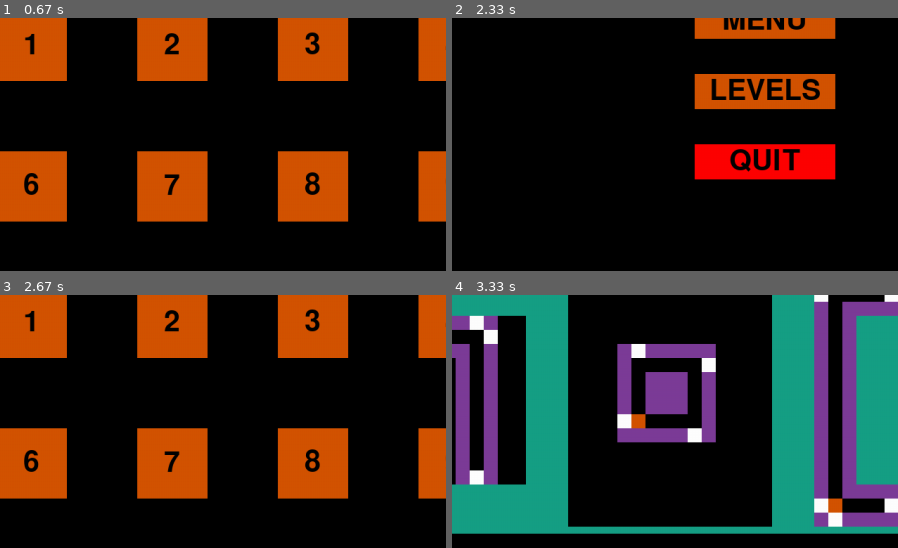
Above: before the commit, frames 1-4 (two rows, left to right).
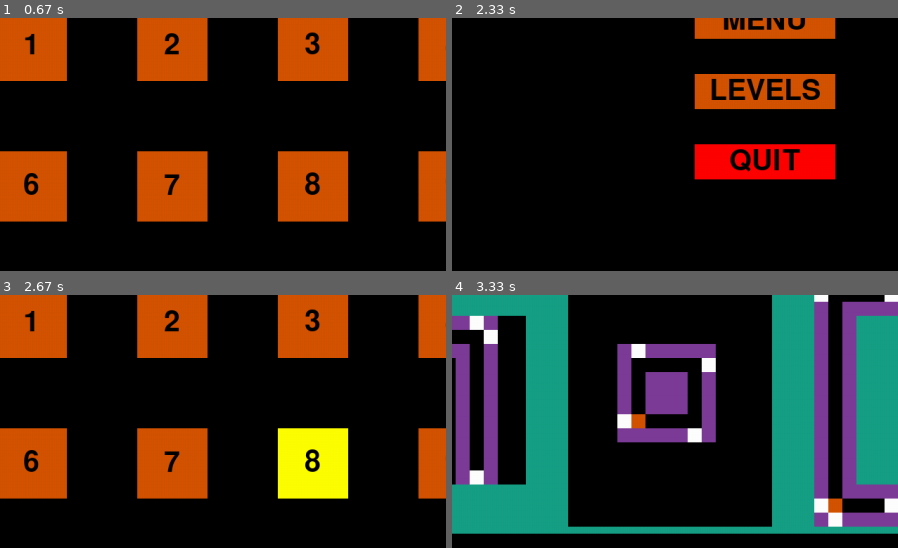
Above: after the commit, the same moments.

Repository: KUP9752/Kagan-Project
Game: pygame game, started from Project.py
Same seed, same stepped clock (60 frames per second), same inputs: the game is played once before the commit and once after it.
Inputs (mouse positions are % of the whole screen's width and height, from its top left):
- Up to frame 1 (0.67 s): click "PLAY" at 0.38 s
- Up to frame 2 (2.33 s): click "8" at 0.72 s; click (87, 85) at 2.05 s
- Up to frame 3 (2.67 s): click "LEVELS" at 2.38 s
- Up to frame 4 (3.33 s): click "3" at 2.72 s; hold D from 3 s (still down)
The pictures show only the part of the screen within x 15-65%, y 38-88%; the shares and areas given below are measured in that part.

Frames 1-2 are identical in both runs. In frame 3, 4.4% of the frame differs, in the area x 62-79%, y 52-81%; in frame 4, nothing differs.

Commit message:
change to end level
the return to menu button collides with the level 8
fixed the problem with invis buttons

Diff:
--- a/Project.py
+++ b/Project.py
@@ -318,7 +318,7 @@
     if num ==10:
         level_l0(num)
 
-def level_clear():
+def level_clear():                  #clears all the sprite groups
     all_sprites_group.empty()
     obstacle_group.empty()
     player_group.empty()
@@ -431,7 +431,7 @@
     leveltitleRect.center = (640,200)
     return screen.blit(leveltitle,leveltitleRect)
 
-def key_col_text():
+def key_col_text():     #text to display when key is collected
     global keytext
     global keytextRect
     keytext = font.render('Key Collected',False, YELLOW)
@@ -439,7 +439,7 @@
     keytextRect.center = (1150,550)
     return screen.blit(keytext, keytextRect)
 
-def no_key_text():
+def no_key_text():      #text to display when the key is not collected but the user tries to leave thru the door
     global nokeytext
     global nokeytextRect
     nokeytext = font.render('Key was not collected', False, RED)
@@ -447,7 +447,7 @@
     nokeytextRect.center = (1150,550)
     return screen.blit(nokeytext,nokeytextRect)
 
-def level_complete():
+def level_complete_text():
     global comptext
     global comptextRect
     comptext = bigfont.render('Level Completed!',False,GREEN)
@@ -582,6 +582,8 @@
 pmenu_button = Button(ORANGE, 540, 250, 200, 50, font, 'MENU')
 plevel_button = Button(ORANGE,540,350, 200,50,font,'LEVELS')
 pquit_button = Button(RED, 540, 450, 200, 50, font, 'QUIT')
+
+endlevel_button = Button(ORANGE, 440, 500, 400, 50, font, 'Return to Menu')
 
 # -- current_level //used later to determine which level is running
 
@@ -615,7 +617,7 @@
                     NameError
 
 
-        # If the mouse is clocked over a button the actions are done.
+        # If the mouse is clicked over a button the actions are done.
         if event.type == pygame.MOUSEBUTTONDOWN:
             if pause_button.isOver(mouse_pos):
                 print("pause button clicked")
@@ -637,22 +639,29 @@
                 pause_menu = False
                 pause_button.set_text("PAUSE")
 
-            if pause_menu and plevel_button.isOver(mouse_pos):
+            if pause_menu and plevel_button.isOver(mouse_pos):     #checks if we are in pause menu and if the levels button is clicked
                 print("plevel is clicked")
                 level_clear()
                 level_running = False
-                level_clear()
+
                 play_game = True
                 pause_menu = False
                 pause_button.set_text("PAUSE")
 
-            if pause_menu and pquit_button.isOver(mouse_pos):
+            if pause_menu and pquit_button.isOver(mouse_pos):       #checks if we are in pause menu and if 'QUIT' is pressed
                 print("pquit is clicked")
-
                 game_over  = True
+
+            if end_level and endlevel_button.isOver(mouse_pos):             #checks if return to menu has been clicked
+                print('return to menu is clicked')
+
+                level_running = False
+                play_game = True
+                end_level = False
+
         #checks if the PLAY button is clicked and creates the level buttons
 
-        if not(pause_menu) and not(play_game) and event.type == pygame.MOUSEBUTTONDOWN:
+        if not(pause_menu) and not(play_game) and not level_running and event.type == pygame.MOUSEBUTTONDOWN:
             if playbutton.isOver(mouse_pos):
                 print("play button clicked")
                 play_game= True
@@ -676,6 +685,11 @@
                 pmenu_button.colour = YELLOW
             else:
                 pmenu_button.colour = ORANGE
+            # End of level menu button
+            if endlevel_button.isOver(mouse_pos):
+                endlevel_button.colour = YELLOW
+            else:
+                endlevel_button.colour = ORANGE
             # Pause Level
             if plevel_button.isOver(mouse_pos):
                 plevel_button.colour = YELLOW
@@ -726,31 +740,26 @@
         pquit_button.draw(screen)
 
     if not level_running and not pause_menu:   #-whether a level is running
-        if not play_game:   #-nothing runnnig displays title screen
+        if not play_game and not end_level:   #-nothing runnnig displays title screen
             playbutton.draw(screen)
         if play_game:       #-play pressed into level screen
             level_menu_title()
             for counter in range(0,10):
                 level_buttons[counter].draw(screen)
     elif level_running and not pause_menu:
+        play_game = False
         #writes the level on the screen
         try:
             screen.blit(leveltext,leveltextRect)
+        #checks whether the key has been collected to finish the level
             for item in exit_group:
                 if item.get_state() == 1:
                     key_col_text()
                     item.change_colour(GREEN)
-
-                exit_hit_group = pygame.sprite.groupcollide(player_group, exit_group, False, False)
-                for elem in exit_hit_group:
-                    if item.get_state() == 1:
+                    exit_hit_group = pygame.sprite.groupcollide(player_group, exit_group, False, False)
+                    for elem in exit_hit_group:
                         level_clear()
-                    else:
-                        no_key_text()
-
-
-                    #make the completion a button-------------------------------------------------------------------------------------------------------------------------------------------------------------------<<<
-                    level_complete()
+                        end_level = True
 
         except:
            NameError
@@ -758,7 +767,10 @@
         player_group.update()
 
         if end_level:
-            end_level = False
+            play_game = False
+            endlevel_button.draw(screen)
+            level_complete_text()
+
             level_clear()   #clears the all sprites group
 
 
